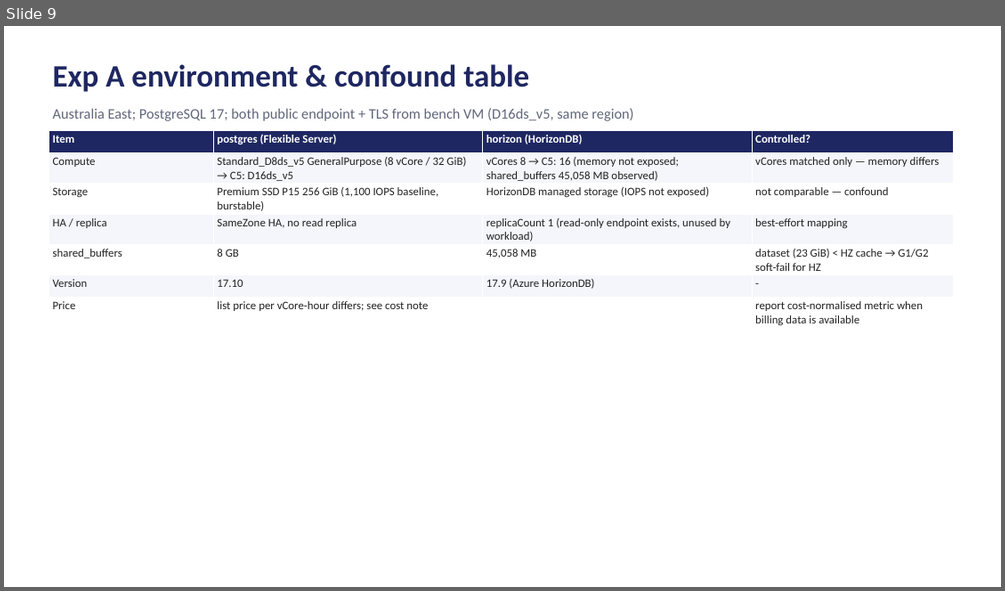
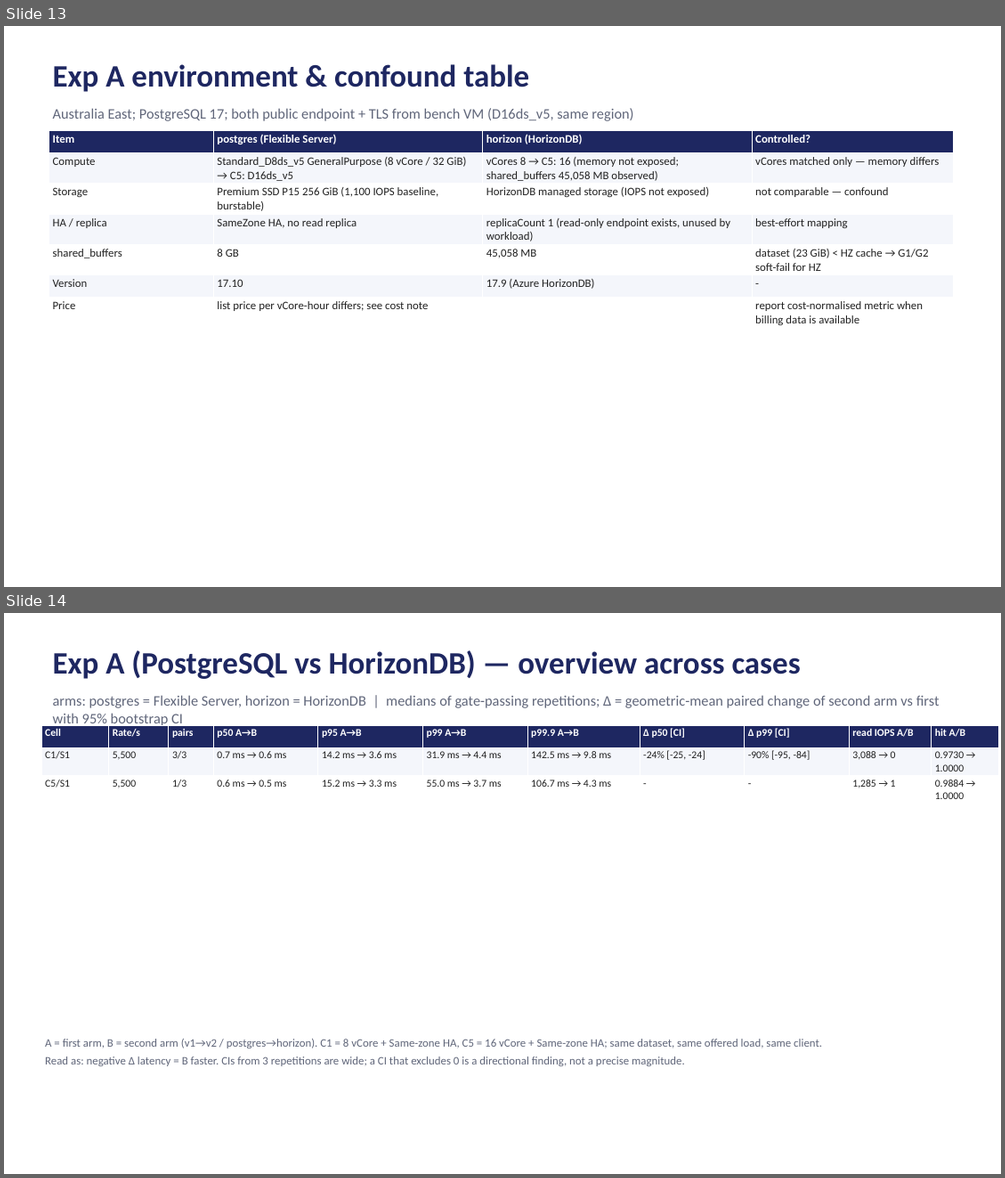
Before and after one commit to DalBamS/azure-db-game-benchmark, a slide deck: report/azure-db-benchmark-report.pptx. Shown one above the other, each under a label of ours: slide 9 before the commit, slides 13 and 14 after it. The pictures are 1005x591 and 1005x1178 pixels, drawn with LibreOffice and Linux fonts; fonts in the diff are those of the drawing. Boxes give left, top, right and bottom in pixels: in the first picture for what was removed or moved away, otherwise in the second. Text is boxed around its words. In the diff, an @@ line names an element or a change of style, - is before the commit and + after.

```diff
--- a/report/azure-db-benchmark-report.pptx
+++ b/report/azure-db-benchmark-report.pptx
@@ slide 14 added at bbox=[4, 613, 1001, 1174], background #FFFFFF @@
@@ text added at bbox=[53, 650, 801, 679], 30 pt, text #1E2761, bold @@
+Exp A (PostgreSQL vs HorizonDB) — overview across cases
@@ text added at bbox=[53, 695, 939, 727], 14 pt, text #60667A @@
+arms: postgres = Flexible Server, horizon = HorizonDB | medians of gate-passing repetitions; Δ = geometric-mean paired change of second arm vs first with 95% bootstrap CI
@@ table added at bbox=[41, 725, 998, 803], 3 rows, 11 columns @@
+Cell | Rate/s | pairs | p50 A→B | p95 A→B | p99 A→B | p99.9 A→B | Δ p50 [CI] | Δ p99 [CI] | read IOPS A/B | hit A/B
+C1/S1 | 5,500 | 3/3 | 0.7 ms → 0.6 ms | 14.2 ms → 3.6 ms | 31.9 ms → 4.4 ms | 142.5 ms → 9.8 ms | -24% [-25, -24] | -90% [-95, -84] | 3,088 → 0 | 0.9730 → 1.0000
+C5/S1 | 5,500 | 1/3 | 0.6 ms → 0.5 ms | 15.2 ms → 3.3 ms | 55.0 ms → 3.7 ms | 106.7 ms → 4.3 ms | - | - | 1,285 → 1 | 0.9884 → 1.0000
@@ text added at bbox=[45, 1038, 822, 1066], 11 pt, text #60667A @@
+A = first arm, B = second arm (v1→v2 / postgres→horizon). C1 = 8 vCore + Same-zone HA, C5 = 16 vCore + Same-zone HA; same dataset, same offered load, same client.
+Read as: negative Δ latency = B faster. CIs from 3 repetitions are wide; a CI that excludes 0 is a directional finding, not a precise magnitude.
@@ what was slide 9 is now slide 13 @@
```
Also in this commit, not shown: 3 slides changed, 7 other slides added, 56 other files.
